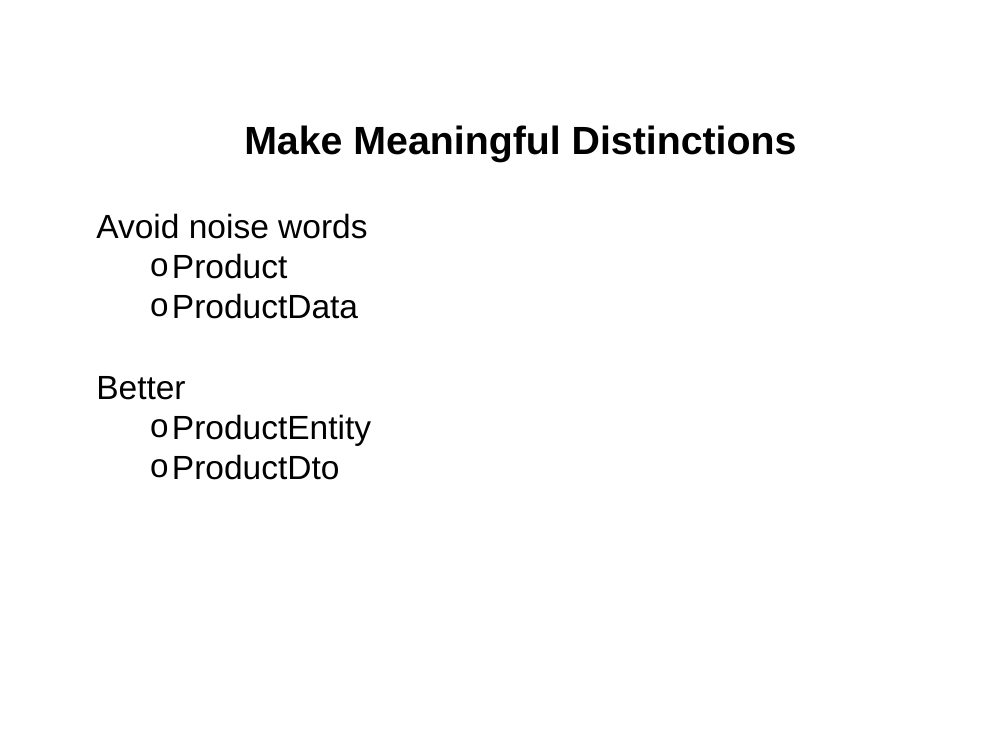
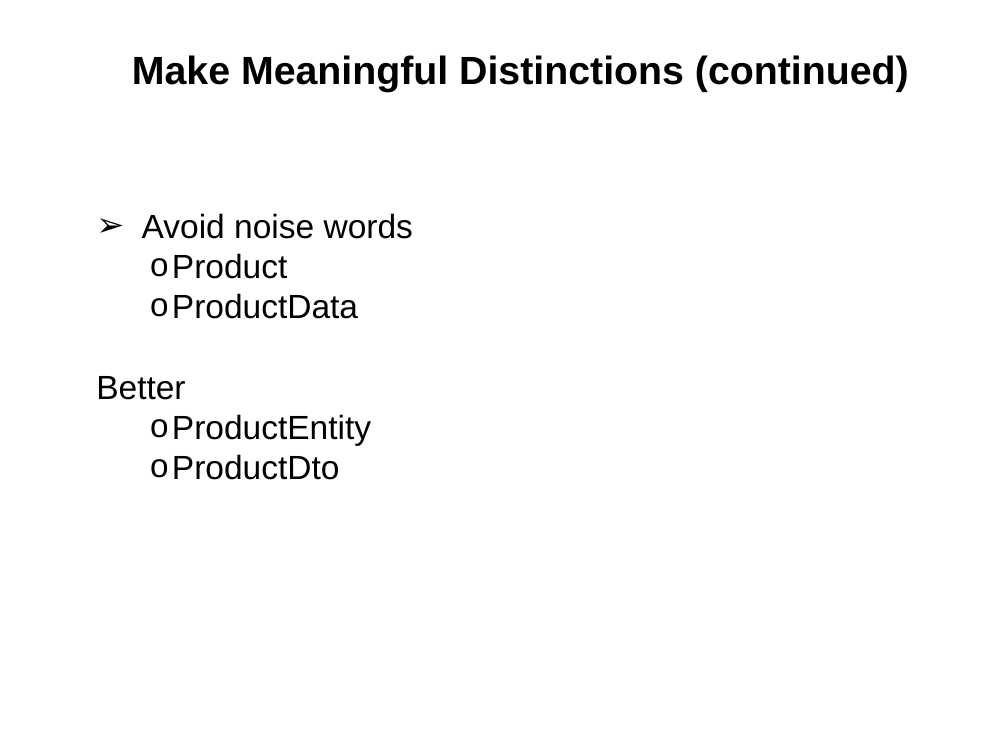
Before and after one commit to cvmocanu/clean-code-presentation, a slide deck: slide 26 of Clean Code.pptx (slide 23 before the commit). Drawn at 1008x756 pixels with LibreOffice and Linux fonts; fonts in the diff are those of the drawing. Boxes give left, top, right and bottom in pixels: in the first picture for what was removed or moved away, otherwise in the second. Text is boxed around its words. In the diff, an @@ line names an element or a change of style, - is before the commit and + after.

```diff
--- a/Clean Code.pptx
+++ b/Clean Code.pptx
@@ title at (132,55,909,91): text changed @@
-Make Meaningful Distinctions
+Make Meaningful Distinctions (continued)
@@ text at (142,213,413,239): bullet none to ➢ @@
```
Also in this commit, not shown: 27 other slides changed, 7 slides added.
